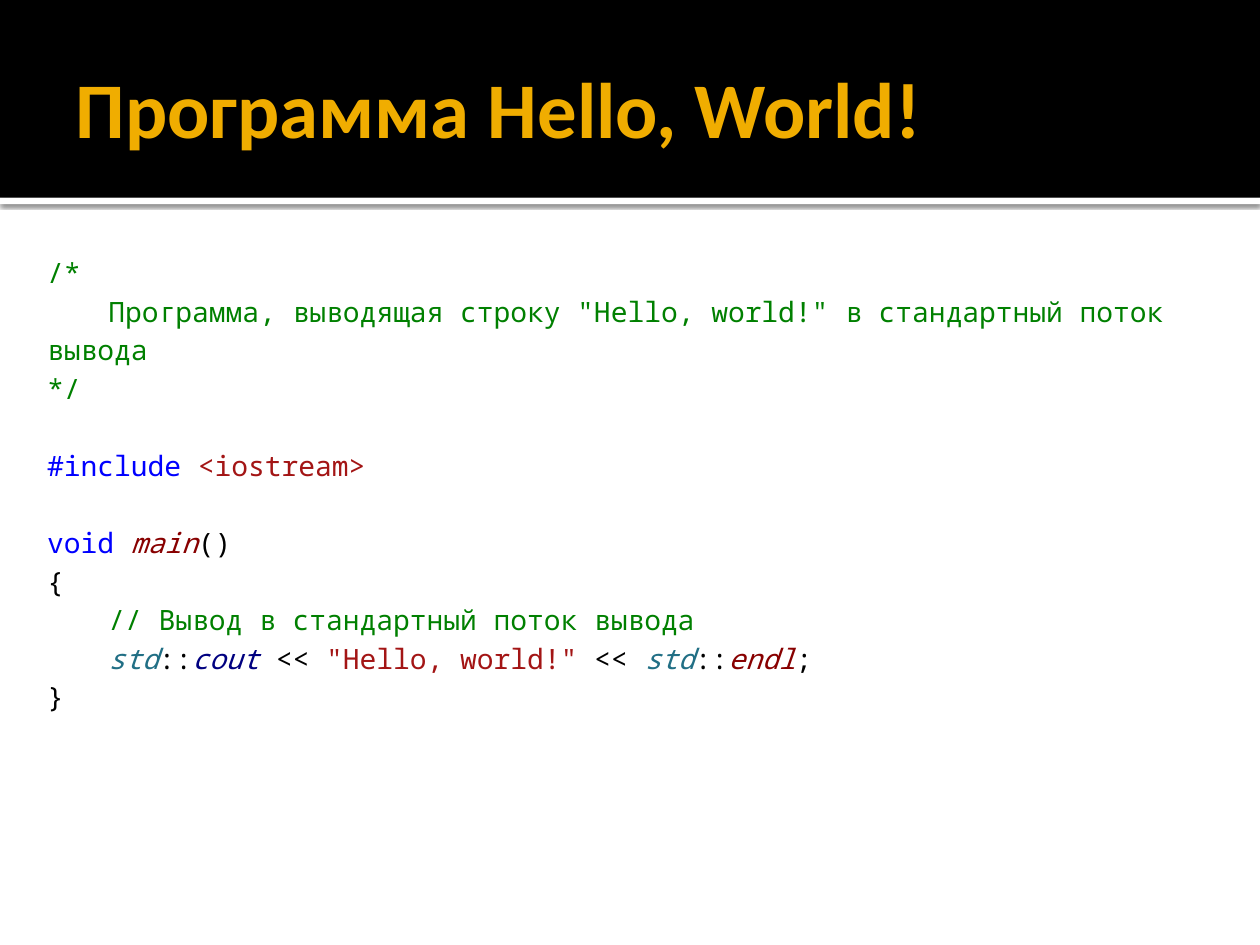
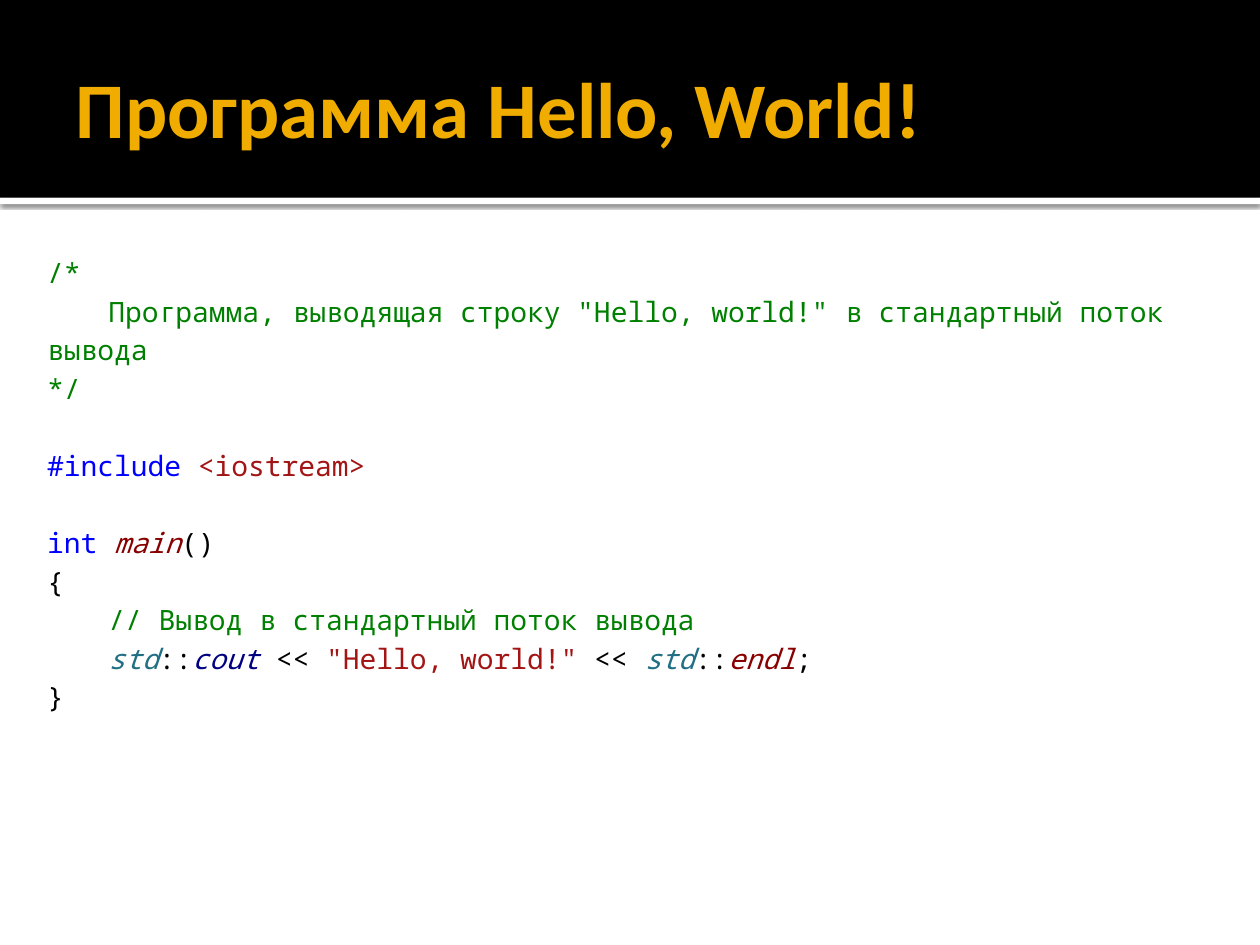
Before and after one commit to alexey-malov/oop, a slide deck: slide 3 of lectures/01/Синтаксис C++.pptx. Drawn at 1260x945 pixels with LibreOffice and Linux fonts; fonts in the diff are those of the drawing. Boxes give left, top, right and bottom in pixels: in the first picture for what was removed or moved away, otherwise in the second. Text is boxed around its words. In the diff, an @@ line names an element or a change of style, - is before the commit and + after.

Commit message:
исправил опечатку в лекции

```diff
--- a/lectures/01/Синтаксис C++.pptx
+++ b/lectures/01/Синтаксис C++.pptx
@@ text at (47, 531, 181, 554): text changed; text colour #0000FF to #880000 @@
-void main()
+int main()
```
